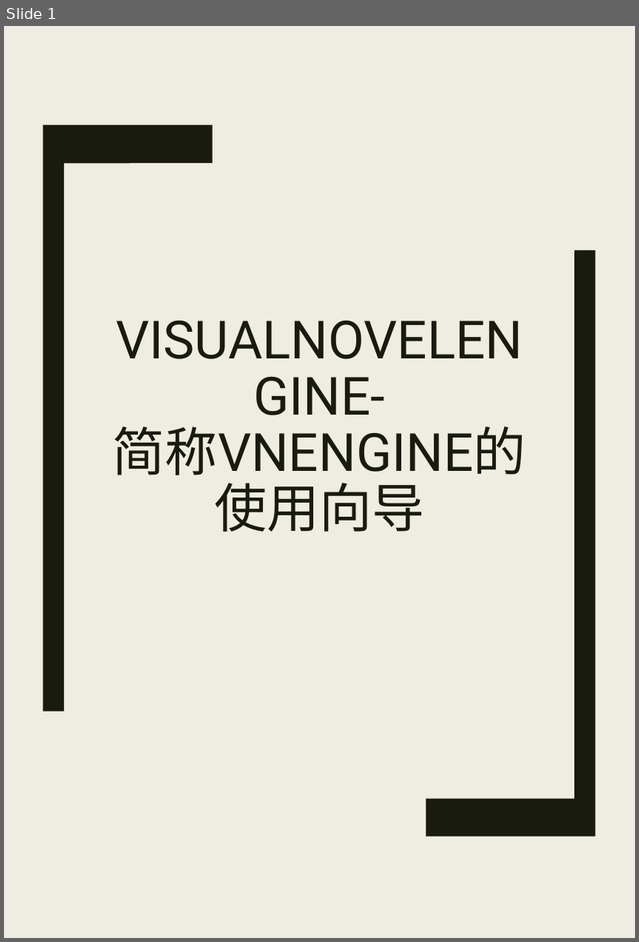
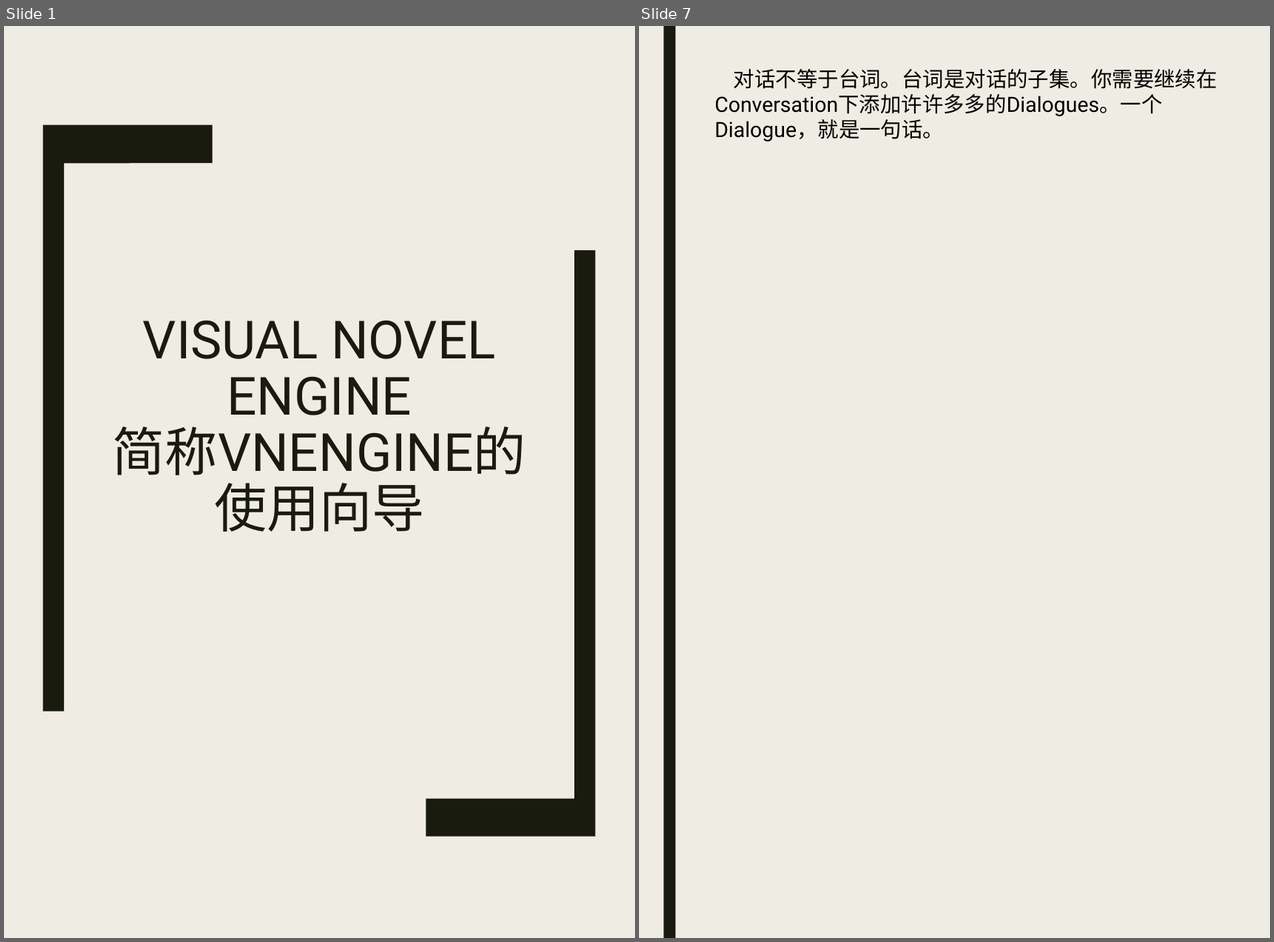
Before and after one commit to MakuraU/ReGame, a slide deck: Assets/如何使用VisualNovelEngine.pptx. Shown side by side, each under a label of ours: slide 1 before the commit, slides 1 and 7 after it; the slides between them are not shown. The pictures are 639x942 and 1274x942 pixels, drawn with LibreOffice and Linux fonts; fonts in the diff are those of the drawing. Boxes give left, top, right and bottom in pixels: in the first picture for what was removed or moved away, otherwise in the second. Text is boxed around its words. In the diff, an @@ line names an element or a change of style, - is before the commit and + after.

```diff
--- a/Assets/如何使用VisualNovelEngine.pptx
+++ b/Assets/如何使用VisualNovelEngine.pptx
@@ slide 7 added at (x1=639, y1=26, x2=1270, y2=938), background #EFEDE3 @@
@@ rectangle added at (x1=663, y1=26, x2=675, y2=938), fill #191B0E @@
@@ text added at (x1=714, y1=69, x2=1218, y2=141), 18 pt, text #000000 @@
+对话不等于台词。台词是对话的子集。你需要继续在Conversation下添加许许多多的Dialogues。一个Dialogue，就是一句话。
@@ slide 1 changed as well @@
@@ title at (x1=113, y1=320, x2=526, y2=484): text changed @@
-VISUALNOVELENGINE-
-简称VNENGINE的使用向导
+VISUAL NOVEL ENGINE
+简称VNENGINE的使用向导
```
Also in this commit, not shown: 5 other slides added, 1 slide removed, 1 other file.
